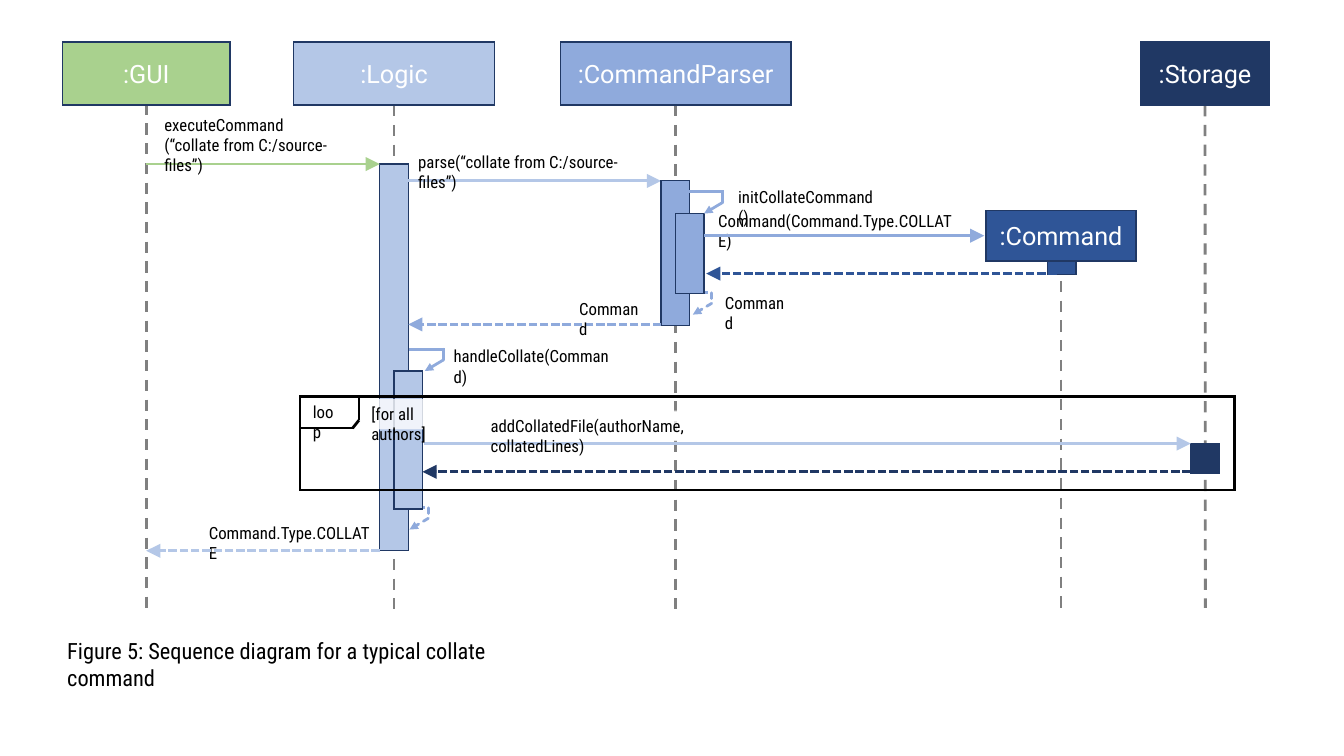
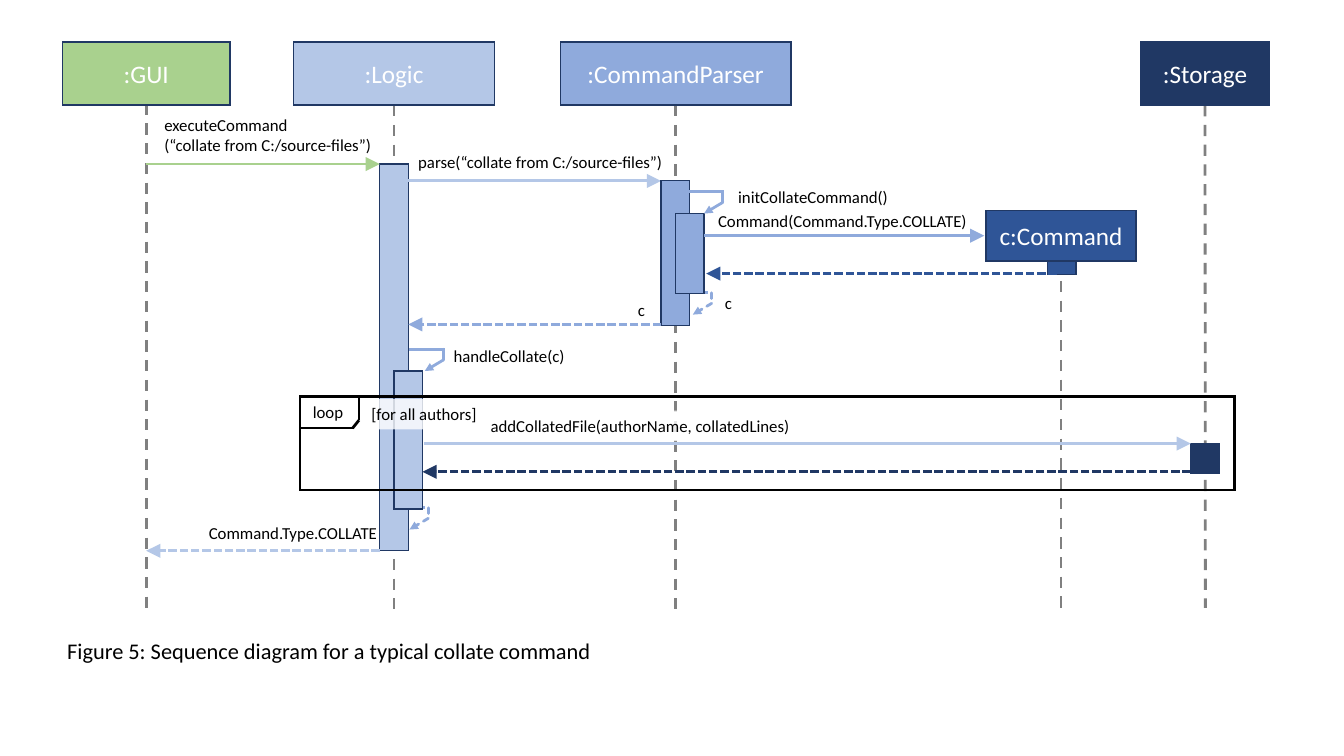
Before and after one commit to se-edu/collate, a slide deck: slide 5 of docs/Diagrams.pptx. Drawn at 1344x756 pixels with LibreOffice and Linux fonts; fonts in the diff are those of the drawing. Boxes give left, top, right and bottom in pixels: in the first picture for what was removed or moved away, otherwise in the second. Text is boxed around its words. In the diff, an @@ line names an element or a change of style, - is before the commit and + after.

```diff
--- a/docs/Diagrams.pptx
+++ b/docs/Diagrams.pptx
@@ font Roboto to Calibri in 4 elements at [293,42,495,106], [561,42,791,106], [1141,42,1270,106], [63,42,230,106] @@
@@ text in rectangle at [1000,227,1123,245]: text changed; font Roboto to Calibri @@
-:Command
+c:Command
@@ text at [638,308,645,316]: text changed; font Roboto Condensed to Calibri @@
-Command
+c
@@ text at [725,301,732,309]: text changed; font Roboto Condensed to Calibri @@
-Command
+c
@@ text at [454,350,565,364]: text changed; font Roboto Condensed to Calibri @@
-handleCollate(Command)
+handleCollate(c)
@@ font Roboto Condensed to Calibri in 9 elements at [313,406,343,421], [209,527,377,542], [718,215,967,230], [67,643,590,663], [418,156,663,171], [164,119,371,153], [738,191,888,205], [491,420,790,434], [362,399,489,430] @@
@@ rectangle "[for all authors]": place and size @@
-rectangle "[for all authors]" at [362,399,479,430]
+rectangle "[for all authors]" at [362,399,489,430]
```
Also in this commit, not shown: 5 other slides changed, 8 other files.
